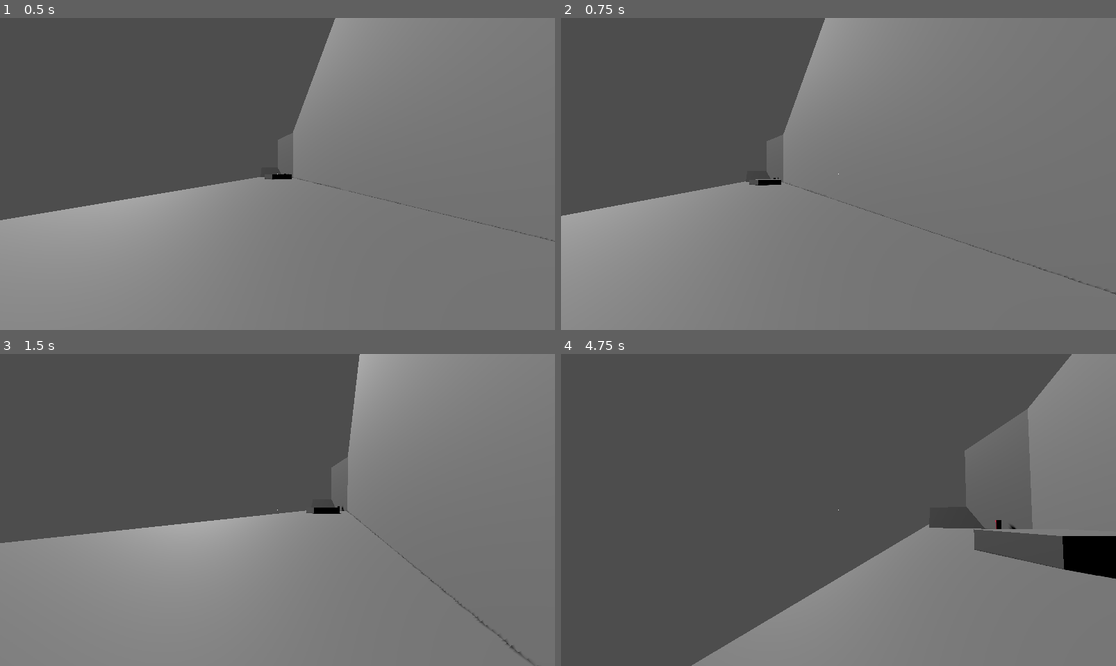
Above: before the commit, frames 1-4 (two rows, left to right).
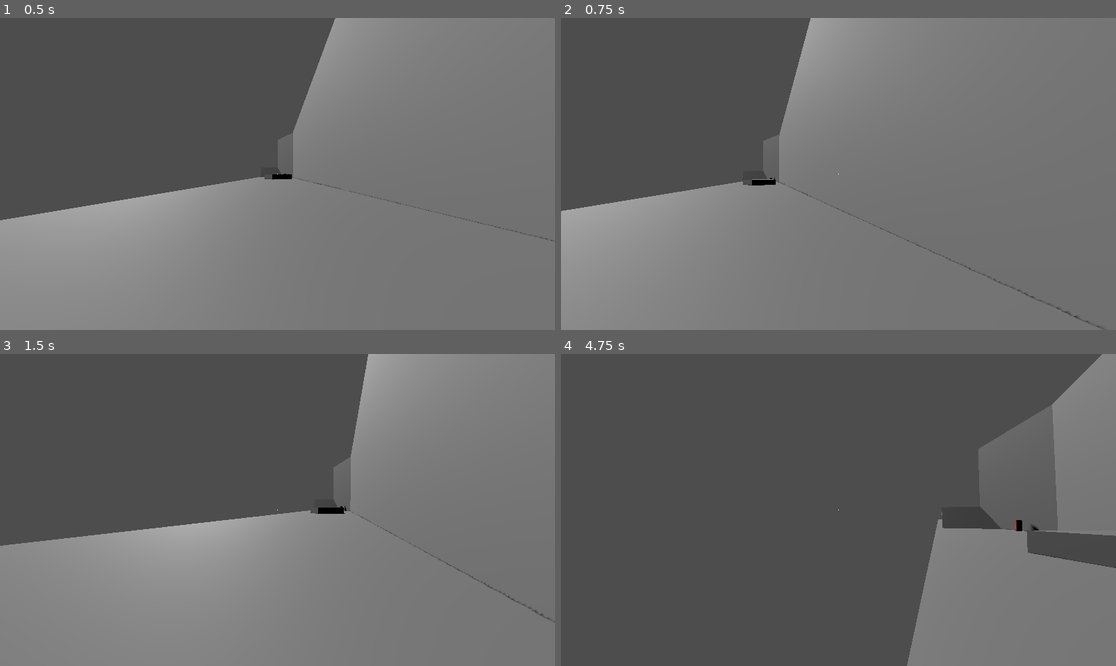
Above: after the commit, the same moments.

Repository: 100-Devs-1-Game/KYRO
Game: Godot game, scene res://scenes/level/level.tscn
The game is run twice, just before and just after one commit, with the same random seed, the same clock (stepped at 60 frames per second) and the same inputs.
Inputs (mouse positions are in pixels of both pictures, inside the frame that each line leads up to):
- Up to frame 1 (0.5 s): no input
- Up to frame 2 (0.75 s): tap Enter (ui_accept) at 0.5 s; move the mouse to (866, 174) at 0.52 s; hold Right (ui_right) from 0.53 s (still down); click (866, 174) at 0.67 s
- Up to frame 3 (1.5 s): tap Enter (ui_accept) at 0.77 s; move the mouse to (249, 510) at 1.27 s; release Right (ui_right) at 1.28 s; hold Left (ui_left) from 1.28 s (still down)
- Up to frame 4 (4.75 s): tap Enter (ui_accept) at 1.52, 3.02, 3.77, 4.52 s; move the mouse to (849, 503) at 2.02 s; release Left (ui_left) at 2.03 s; hold Right (ui_right) 2.03-3.53 s; move the mouse to (832, 516) at 2.77 s; click (832, 516) at 2.92 s; move the mouse to (877, 513) at 3.52 s; hold Left (ui_left) from 3.53 s (still down); move the mouse to (794, 506) at 4.27 s

Frame 1 is identical in both runs. In frame 2, 1.3% of the frame differs, in the area x 0-100%, y 0-100%; in frame 3, 0.9%; in frame 4, 15%, in the area x 23-100%, y 0-100%.
Error after the commit: Invalid access to property or key 'strafe_traction' on a base object of type 'CharacterBody3D (player.gd)'. (res://scenes/player/state/falling.gd:12)

Commit message:
rename "traction" vars to "damping"

Diff:
--- a/src/kyro/scenes/player/player.gd
+++ b/src/kyro/scenes/player/player.gd
@@ -4,8 +4,8 @@
 @export_group("Movement")
 @export var forward_speed:float = 10
 @export var strafe_speed: float = 12
-@export var forward_traction: float = 8.0
-@export var strafe_traction: float = 10.0
+@export var forward_damping: float = 8.0
+@export var strafe_damping: float = 10.0
 @export_group("Jumping")
 @export var jump_strength: float = 10.0
 @export var jump_coyote_max: float = 0.5
@@ -57,12 +57,12 @@
 
 #region State common methods
 func do_forward_movement(delta: float) -> void:
-	velocity.z -= forward_speed * delta * forward_traction
+	velocity.z -= forward_speed * delta * forward_damping
 
 
 func do_strafe_movement(delta: float) -> void:
 	var axis:float = Input.get_axis(&"ui_left", &"ui_right")
-	velocity.x += axis * strafe_speed * delta * strafe_traction
+	velocity.x += axis * strafe_speed * delta * strafe_damping
 
 
 func do_gravity(delta: float) -> void:
@@ -71,8 +71,8 @@
 
 
 func do_damping(delta: float) -> void:
-	velocity.z /= 1 + (forward_traction * delta)
-	velocity.x /= 1 + (strafe_traction * delta)
+	velocity.z /= 1 + (forward_damping * delta)
+	velocity.x /= 1 + (strafe_damping * delta)
 
 
 func do_post_slide_updates() -> void:
--- a/src/kyro/scenes/player/state/falling.gd
+++ b/src/kyro/scenes/player/state/falling.gd
@@ -2,15 +2,16 @@
 
 
 @export var gravity_mod:float = 2.0
-@export var strafe_traction_mod:float = 0.4
+@export var strafe_damping_mod:float = 0.4
 
 @export_group("State Connectons", "state_")
 @export var state_jump:State
 
 
 func _state_entered() -> void:
-	owner.strafe_traction *= strafe_traction_mod
 	print(owner.strafe_traction)
+	owner.strafe_damping *= strafe_damping_mod
+
 
 
 func _state_process(delta: float) -> void:
@@ -37,5 +38,5 @@
 
 
 func _state_exited() -> void:
-	owner.strafe_traction /= strafe_traction_mod
 	print(owner.strafe_traction)
+	owner.strafe_damping /= strafe_damping_mod
--- a/src/kyro/scenes/player/state/jumping.gd
+++ b/src/kyro/scenes/player/state/jumping.gd
@@ -1,18 +1,19 @@
 extends State
 ## Rising jump state for player.
 
-@export var traction_delta_mod:float = 1.0
-@export var forward_traction_mod:float = 0.5
-@export var strafe_traction_mod:float = 0.3
+@export var damping_delta_mod:float = 1.0
+@export var forward_damping_mod:float = 0.5
+@export var strafe_damping_mod:float = 0.3
 
 
 var jump_coyote_time:float = 0.0
 
 
 func _state_entered() -> void:
-	owner.strafe_traction *= strafe_traction_mod
 	print(owner.strafe_traction)
-	owner.forward_traction *= forward_traction_mod
+	owner.strafe_damping *= strafe_damping_mod
+
+	owner.forward_damping *= forward_damping_mod
 
 
 func _state_process(delta: float) -> void:
@@ -29,7 +30,7 @@
 
 	owner.do_forward_movement(delta)
 	owner.do_strafe_movement(delta)
-	owner.do_damping(delta * traction_delta_mod)
+	owner.do_damping(delta * damping_delta_mod)
 	owner.do_gravity(delta)
 
 	owner.move_and_slide()
@@ -48,8 +49,8 @@
 
 
 func _state_exited() -> void:
-	owner.strafe_traction /= strafe_traction_mod
-	owner.forward_traction /= forward_traction_mod
+	owner.strafe_damping /= strafe_damping_mod
+	owner.forward_damping /= forward_damping_mod
 
 
 func do_coyote_time(delta:float) -> void:
